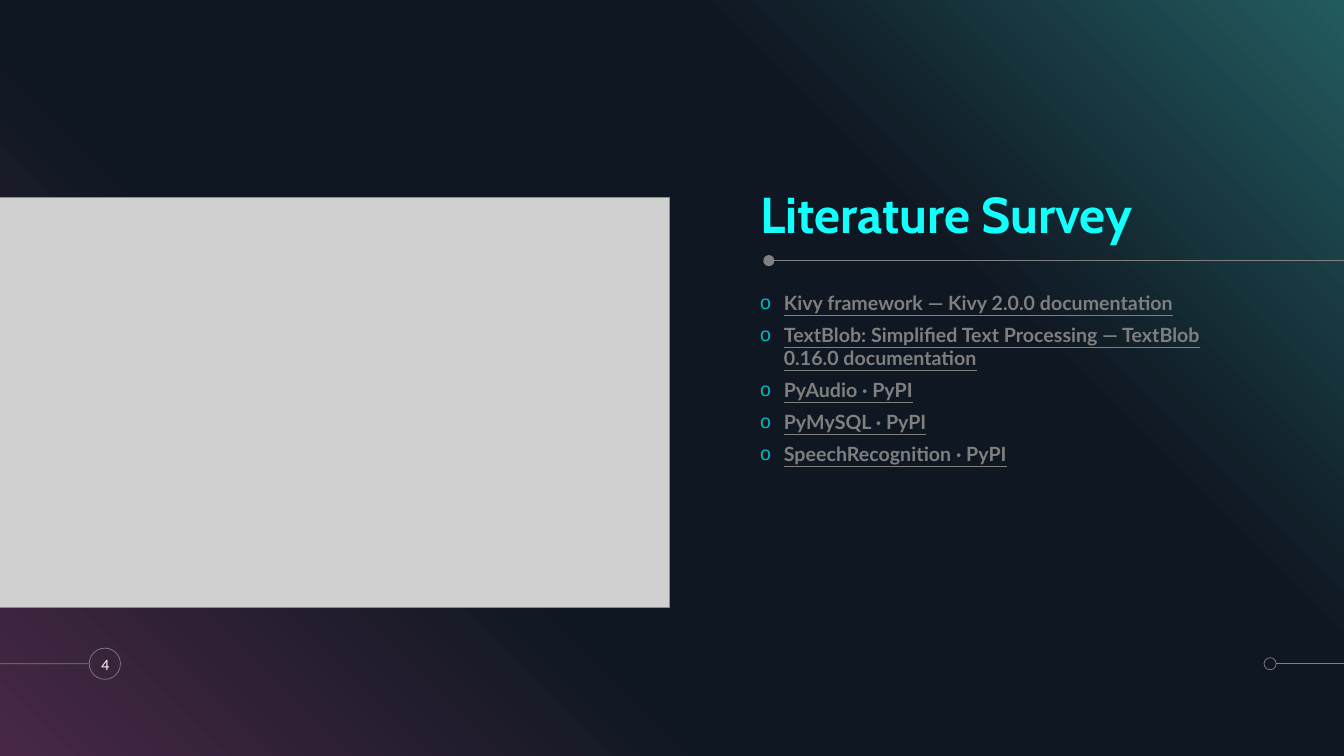
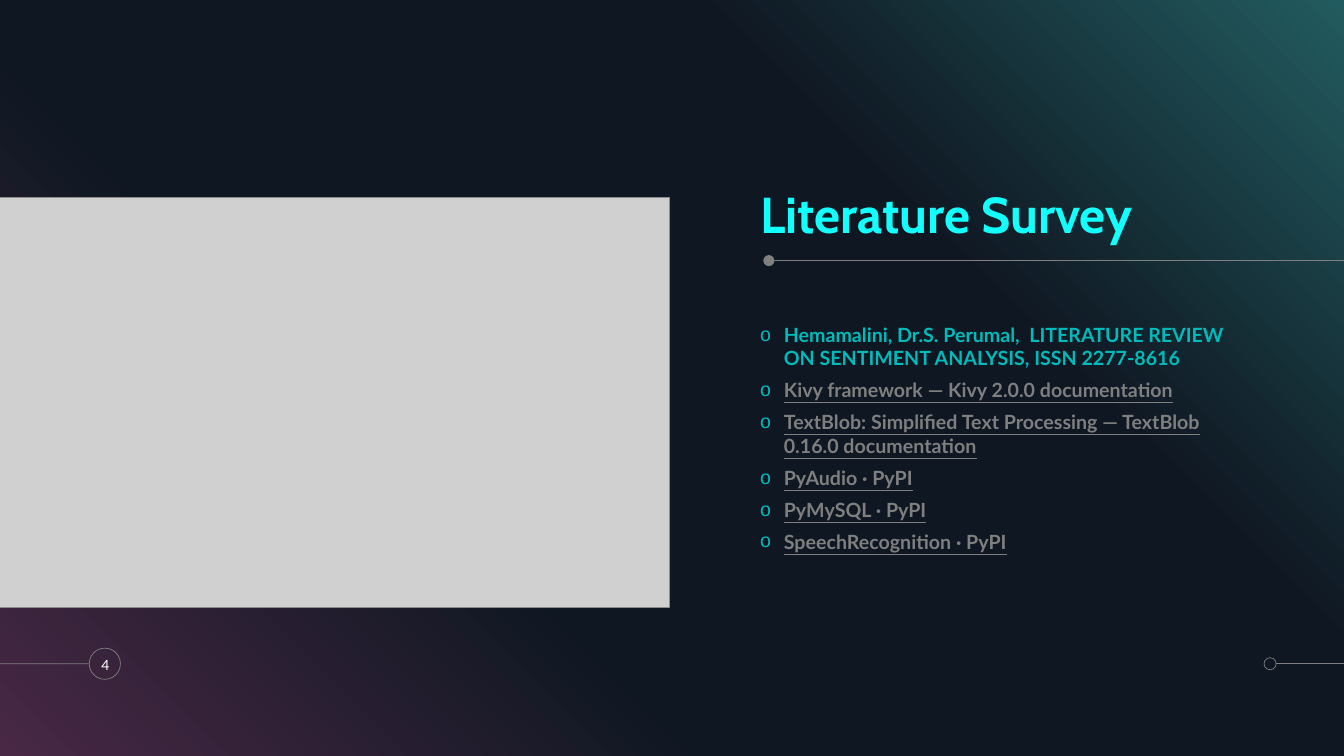
Before and after one commit to krshnknsr21/Sentiment-Analysis, a slide deck: slide 4 of Overview.pptx. Drawn at 1344x756 pixels with LibreOffice and Linux fonts; fonts in the diff are those of the drawing; grey boxes stand for pictures. Boxes give left, top, right and bottom in pixels: in the first picture for what was removed or moved away, otherwise in the second. Text is boxed around its words. In the diff, an @@ line names an element or a change of style, - is before the commit and + after.

```diff
--- a/Overview.pptx
+++ b/Overview.pptx
@@ text at <box>784,327,1223,368</box>: paragraph added @@
+o Hemamalini, Dr.S. Perumal, LITERATURE REVIEW ON SENTIMENT ANALYSIS, ISSN 2277-8616
```
Also in this commit, not shown: 1 other slide changed, 1 other file.
